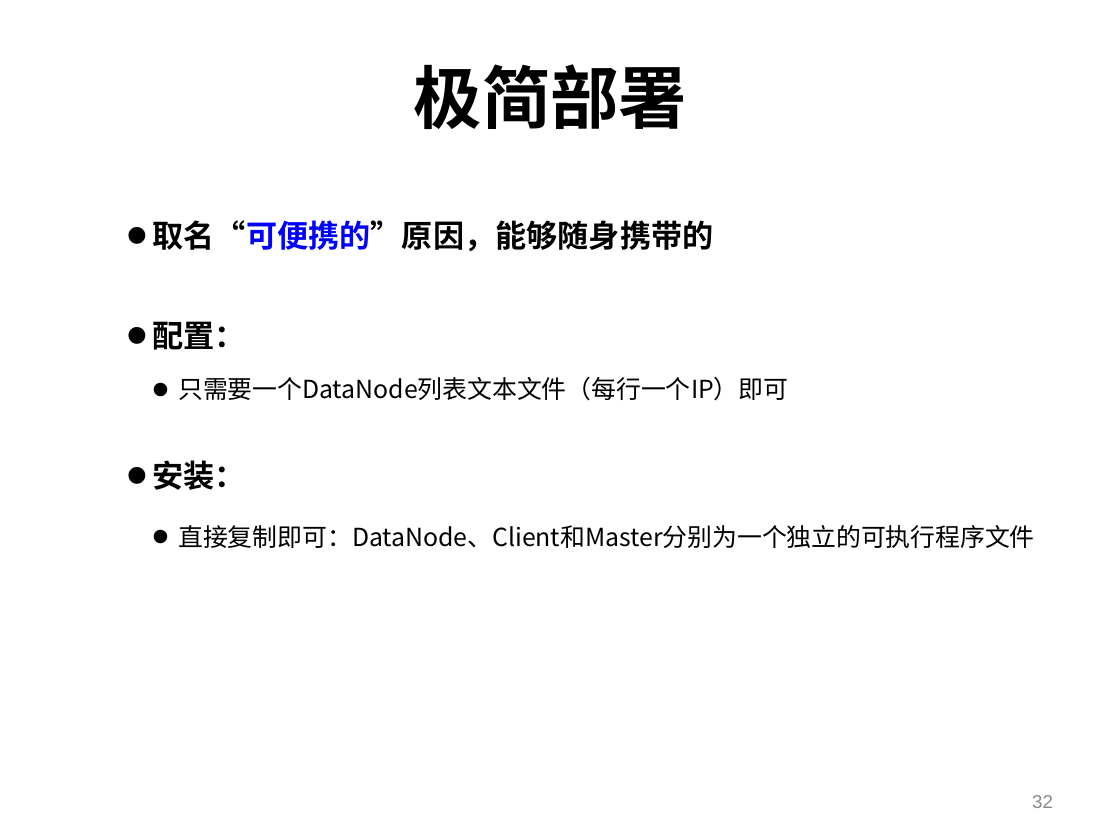
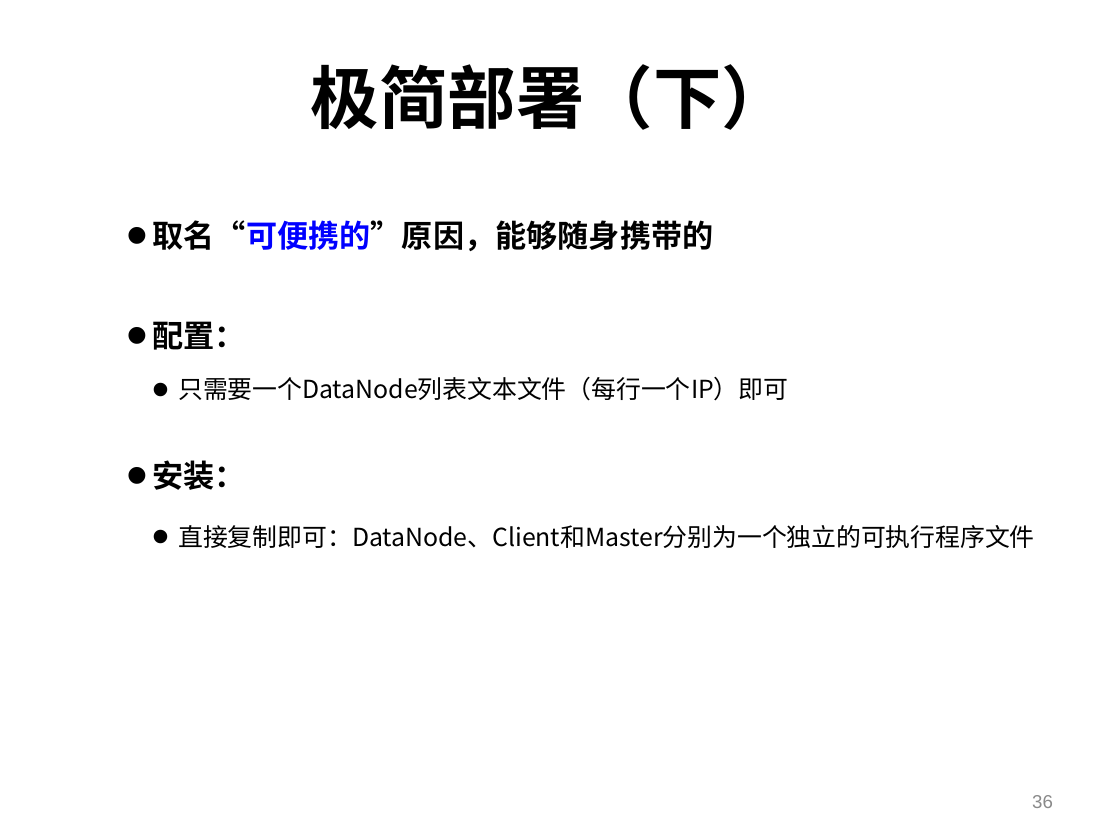
Before and after one commit to shtzr840329/mooon, a slide deck: slide 36 of applications/lightfs/doc/portableDFS-可便携的分布式文件系统.ppt (slide 32 before the commit). Drawn at 1120x840 pixels with LibreOffice and Linux fonts; fonts in the diff are those of the drawing; background and template pictures are left out. Boxes give left, top, right and bottom in pixels: in the first picture for what was removed or moved away, otherwise in the second. Text is boxed around its words. In the diff, an @@ line names an element or a change of style, - is before the commit and + after.

```diff
--- a/applications/lightfs/doc/portableDFS-可便携的分布式文件系统.ppt
+++ b/applications/lightfs/doc/portableDFS-可便携的分布式文件系统.ppt
@@ title at (311,64,790,130): text changed @@
-极简部署
+极简部署（下）
@@ page number at (1032,795,1053,808): text changed @@
-32
+36
```
Also in this commit, not shown: 15 other slides changed, 4 slides added, 4 other files.
